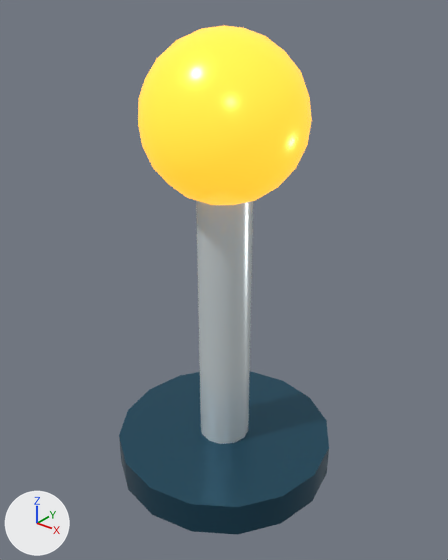
The glTF model public/models/beacon.glb as it was, and as the next commit left it.
Camera for both pictures: a 50 mm lens placed at (1.54, -1.93, 2.17), pointed at (0.01, -0.01, 0.98). The axes (+X, +Y, +Z) are drawn at lower left. The lights are the same throughout. The older version comes first. Where no turn or scale is listed for an object, it has been applied to the vertices.

Before the edit, the objects in view are built like this:
```python
mat_joint_navy = principled_material('Joint Navy')
mat_joint_navy.base_color = (0.025, 0.1, 0.16)  # dark blue #2c596f
mat_joint_navy.metallic = 0.65
mat_joint_navy.roughness = 0.3
mat_signal_gold = principled_material('Signal Gold')
mat_signal_gold.base_color = (1.0, 0.63, 0.08)  # yellow #ffd050
mat_signal_gold.metallic = 0.4
mat_signal_gold.roughness = 0.25
mat_signal_gold.emission_color = (1.0, 0.42, 0.02)  # orange #ffad27
mat_signal_gold.emission_strength = 1.2
me_cylinder_071 = bpy.data.meshes.new('Cylinder.071')
me_cylinder_071.from_pydata(...)  # a 16-sided cylinder along z spanning x -0.52..0.52, y -0.52..0.52, z -0.08..0.08
me_cylinder_071.materials.append(mat_joint_navy)  # dark blue #2c596f
me_cylinder_072 = bpy.data.meshes.new('Cylinder.072')
me_cylinder_072.from_pydata(...)  # a 12-sided cylinder along z spanning x -0.12..0.12, y -0.12..0.12, z -0.725..0.725
me_cylinder_072.materials.append(mat_ceramic_white)  # white #e5eff2
me_icosphere_061 = bpy.data.meshes.new('Icosphere.061')
me_icosphere_061.from_pydata(...)  # an icosphere of 320 faces spanning x -0.34..0.34, y -0.34..0.34, z -0.34..0.34
me_icosphere_061.materials.append(mat_signal_gold)  # yellow #ffd050, glowing orange #ffad27
ob_foot = bpy.data.objects.new('Foot', me_cylinder_071)
ob_foot.location = (0.0, 0.0, 0.08)
ob_post = bpy.data.objects.new('Post', me_cylinder_072)
ob_post.location = (0.0, 0.0, 0.85)
ob_signal = bpy.data.objects.new('Signal', me_icosphere_061)
ob_signal.location = (0.0, 0.0, 1.68)
```
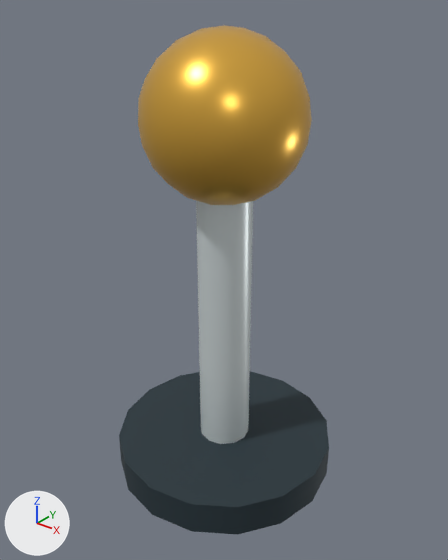
The change in detail:
Material 'Joint Navy' (mat_joint_navy) changes colour from dark blue #2c596f to dark cyan #24353c; in linear values from (0.025, 0.1, 0.16) to (0.018, 0.035, 0.045).
In material 'Joint Navy' (mat_joint_navy), metallic goes from 0.65 to 0.12.
In material 'Joint Navy' (mat_joint_navy), roughness goes from 0.3 to 0.64.
Material 'Signal Gold' (mat_signal_gold) changes colour from yellow #ffd050 to orange #edb84b; in linear values from (1.0, 0.63, 0.08) to (0.85, 0.48, 0.07).
In material 'Signal Gold' (mat_signal_gold), emission_color is no longer (1.0, 0.42, 0.02), orange #ffad27.
In material 'Signal Gold' (mat_signal_gold), emission_strength is no longer 1.2.
In material 'Signal Gold' (mat_signal_gold), roughness goes from 0.25 to 0.3.

Location of each change, (x1, y1, x2, y2) in pixels of the pictures (448 x 560 px):
'Signal', recoloured, surface changed (yellow to orange)
    both: (138, 25, 312, 205)
'Foot', recoloured, surface changed (dark blue to dark cyan)
    both: (119, 371, 329, 535)
